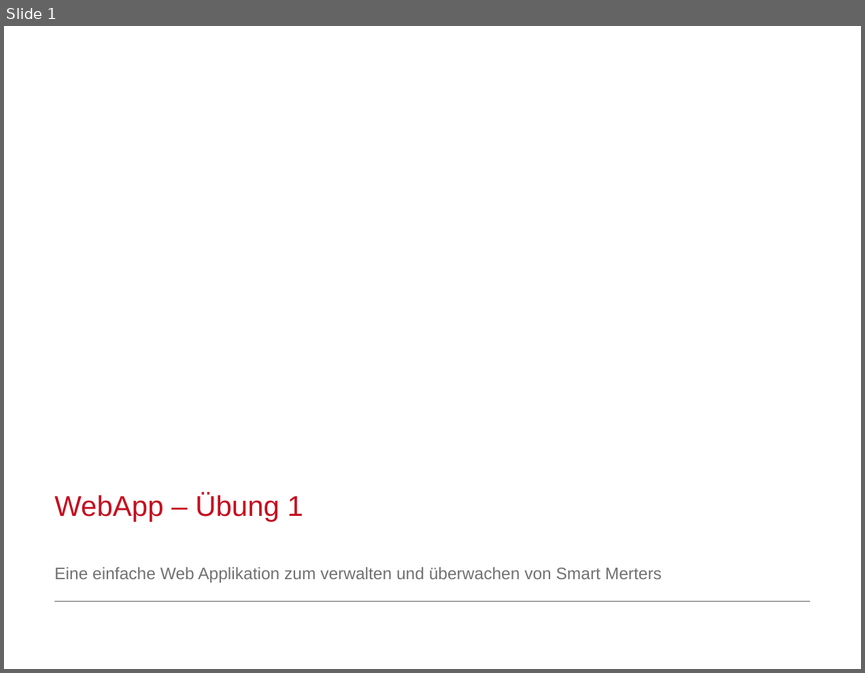
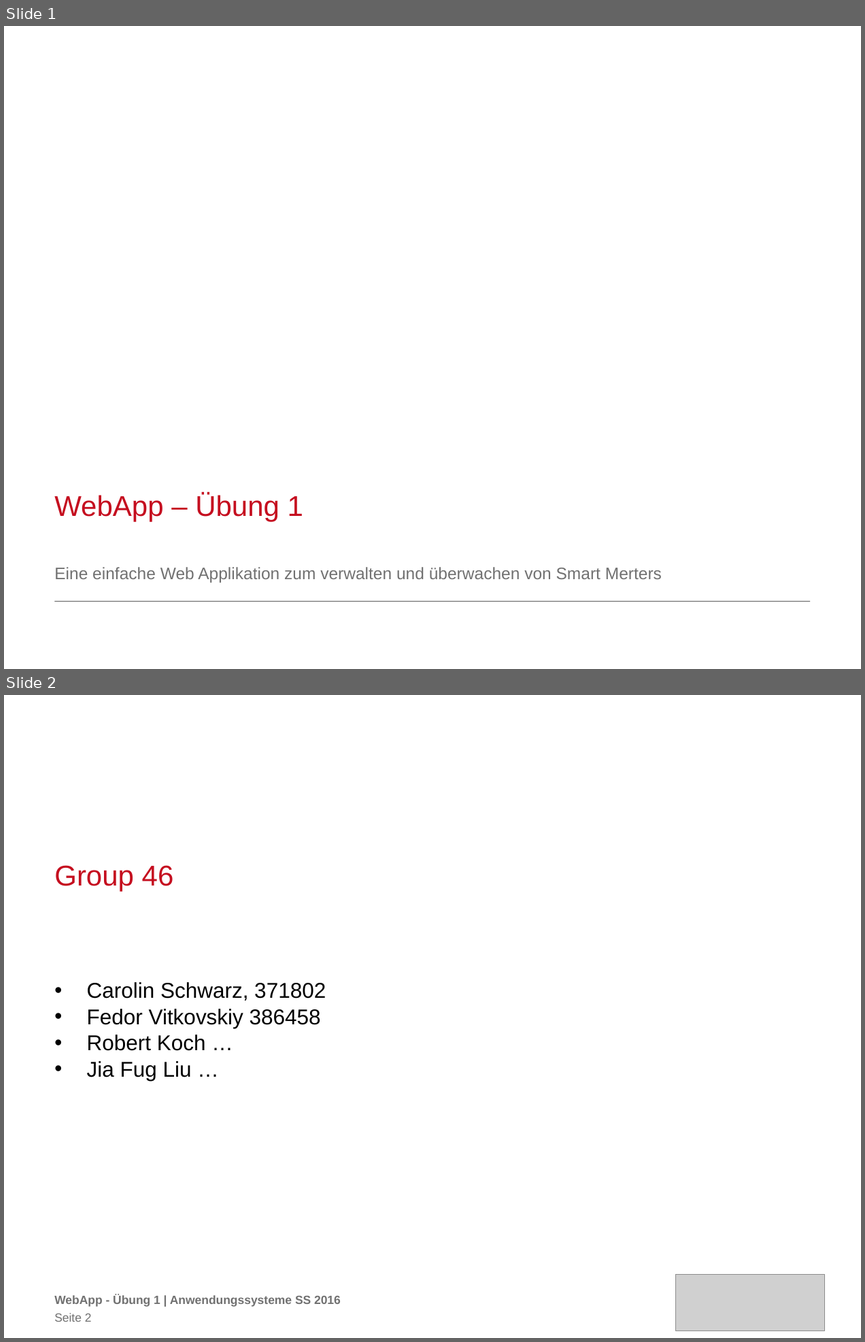
Before and after one commit to carolin262/anwendungssysA1, a slide deck: WebApp_TU.pptx. Shown one above the other, each under a label of ours: slide 1 before the commit, slides 1 and 2 after it. The pictures are 865x673 and 865x1342 pixels, drawn with LibreOffice and Linux fonts; fonts in the diff are those of the drawing; grey boxes stand for pictures; background and template pictures are left out. Boxes give left, top, right and bottom in pixels: in the first picture for what was removed or moved away, otherwise in the second. Text is boxed around its words. In the diff, an @@ line names an element or a change of style, - is before the commit and + after.

Commit message:
Rechtschreibkorrektur, erstellen der 2. Seite mit Matrikelnr. & Group46 Namen

```diff
--- a/WebApp_TU.pptx
+++ b/WebApp_TU.pptx
@@ slide 2 added at box(4, 695, 861, 1338), background #FFFFFF @@
@@ title added at box(54, 865, 174, 892), 24 pt, text #C50E1F @@
+Group 46
@@ text added at box(87, 982, 326, 1081), 18 pt, text #000000 @@
+• Carolin Schwarz, 371802
+• Fedor Vitkovskiy 386458
+• Robert Koch …
+• Jia Fug Liu …
@@ picture added at box(676, 1274, 825, 1331) @@
@@ text added at box(54, 1295, 341, 1306), 10 pt, text #717171, bold @@
+WebApp - Übung 1 | Anwendungssysteme SS 2016
@@ page number added at box(54, 1312, 92, 1321), 10 pt, text #717171 @@
+Seite 2
```
Also in this commit, not shown: 3 slides changed, 1 other file.
